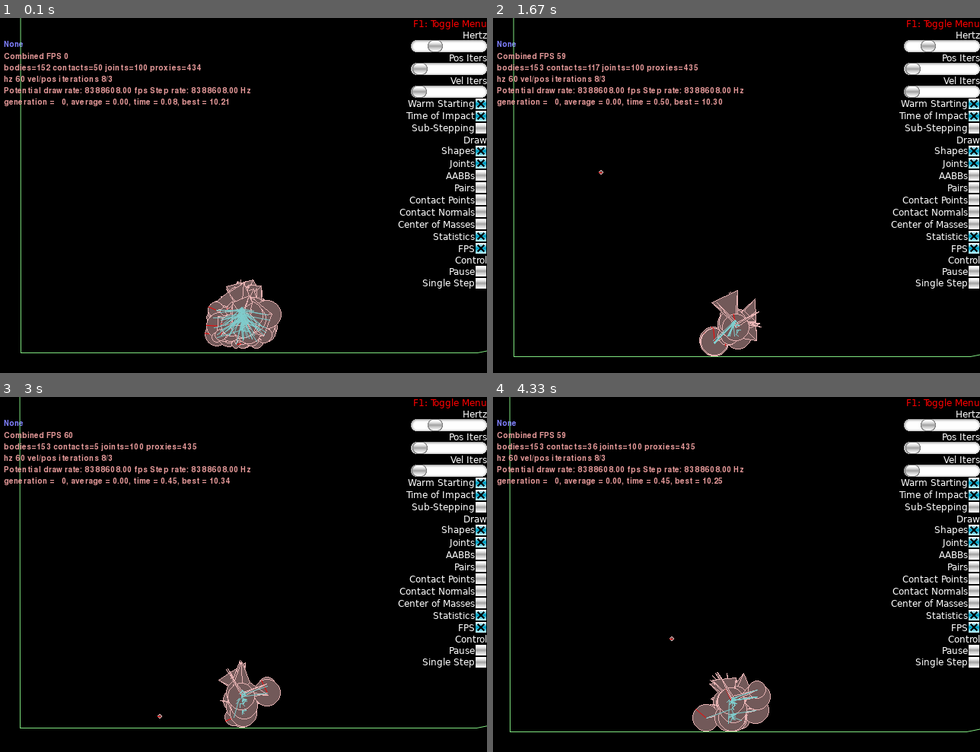
Above: before the commit, frames 1-4 (two rows, left to right).
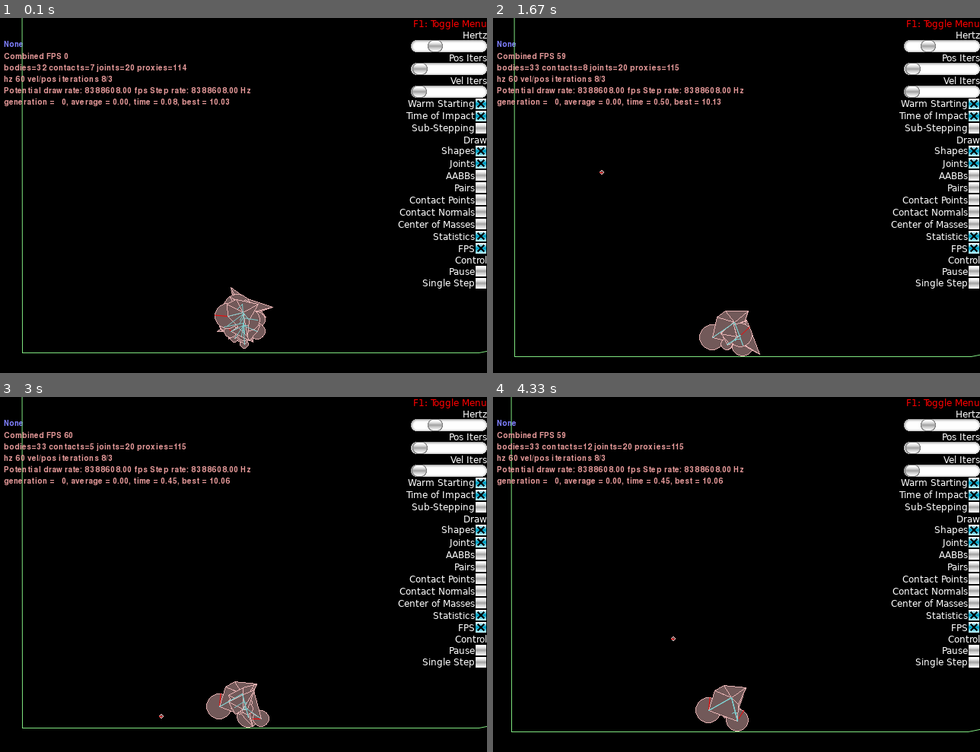
Above: after the commit, the same moments.

Repository: Arton1/BestCarAlgorithm
Game: pygame game, started from solution/car_algorithm.py
Two runs of this game, one before a commit and one after it. Both use one fixed random seed, a clock stepped at 60 frames per second and the inputs below.
Inputs:
- Up to frame 1 (0.1 s): no input
- Up to frame 2 (1.67 s): tap C at 0.33, 1.15 s; click "None" at 0.72 s; hold Right 1-1.47 s; tap Space at 1.07, 1.37, 1.62 s; hold Up from 1.55 s (still down)
- Up to frame 3 (3 s): release Up at 1.85 s; hold Right 1.88-2.35 s; tap Space at 1.95, 2.25, 2.45, 2.75 s; tap Z at 2.03 s; hold Left 2.38-2.92 s; tap C at 2.53 s; hold Down from 2.95 s (still down)
- Up to frame 4 (4.33 s): tap Space at 3.02, 3.35, 3.65, 3.78, 4.18 s; release Down at 3.25 s; hold Left 3.28-3.68 s; tap Z at 3.43 s; hold Up 3.72-4.08 s; tap C at 3.87 s; hold Right from 4.12 s (still down)

The runs differ from the first frame. In frame 1, 2.7% of the frame differs, in the area x 4-100%, y 0-95%; in frame 2, 1.8%; in frame 3, 2.2%; in frame 4, 2.3%.

Commit message:
added constant seed for first population

Diff:
--- a/solution/average.txt
+++ /dev/null
@@ -1,23 +0,0 @@
-40.5324
-68.0206
-100.477
-94.0133
-116.022
-104.983
-105.627
-111.717
-115.99
-114.802
-113.291
-75.5321
-64.3297
-86.4114
-113.622
-103.287
-115.263
-113.857
-100.419
-117.074
-118.756
-107.593
-108.691
--- a/solution/evolutional_algorithm/population.py
+++ b/solution/evolutional_algorithm/population.py
@@ -1,12 +1,12 @@
 from solution.evolutional_algorithm.genotype import Genotype
-from random import randint, random, uniform, sample
+from random import randint, random, uniform, sample, seed
 from math import ceil, pi
 
 
 class Population:
-    _AMOUNT_OF_CANDIDATES = 50
+    _AMOUNT_OF_CANDIDATES = 10
     _AMOUNT_OF_CHILDREN = _AMOUNT_OF_CANDIDATES
-    _TOURNAMENT_SIZE = 10
+    _TOURNAMENT_SIZE = 5
 
     def __init__(self,
                  candidates_amount=_AMOUNT_OF_CANDIDATES,
@@ -19,8 +19,10 @@
         self._create_starting_population(candidates_amount)
 
     def _create_starting_population(self, candidates_amount):
+        seed(11)
         for candidate in range(candidates_amount):
             self._candidates.append(Genotype.create_new())
+        seed()
 
     def print_information(self):
         print(f"Generacja: {self._generation}")
@@ -79,9 +81,9 @@
         return max(candidates, key=lambda x: x.get_fitness())
 
     def _select_pair_of_parents(self):
-        first_parent = self._tournament_select_individual(self._candidates)
+        first_parent = self._roulette_select_individual(self._candidates)
         self._candidates.remove(first_parent)
-        second_parent = self._tournament_select_individual(self._candidates)
+        second_parent = self._roulette_select_individual(self._candidates)
         self._candidates.append(first_parent)
         return first_parent, second_parent
 
